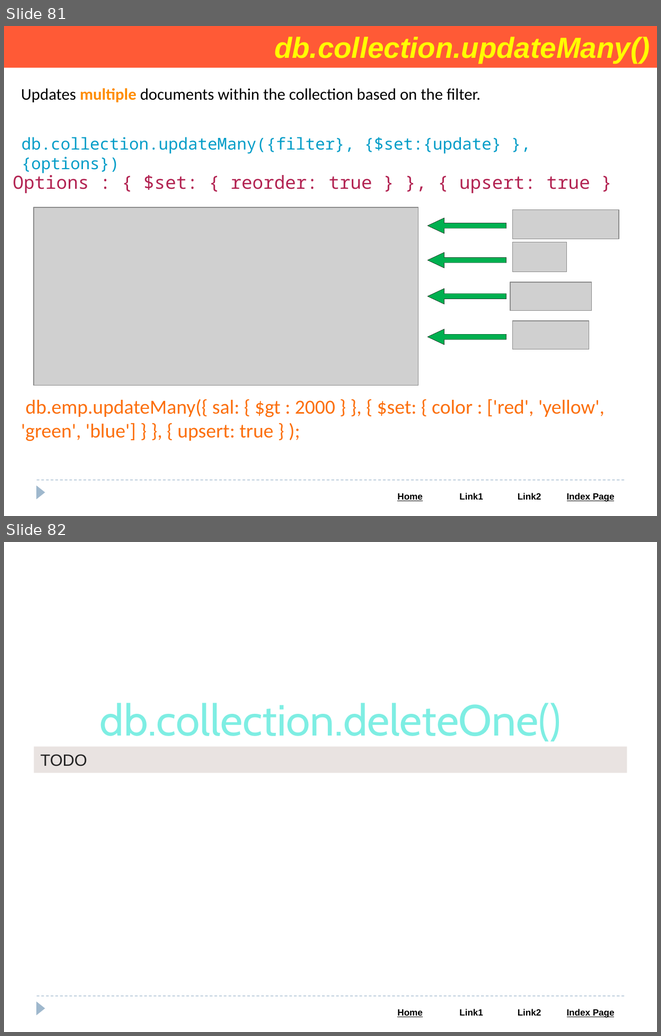
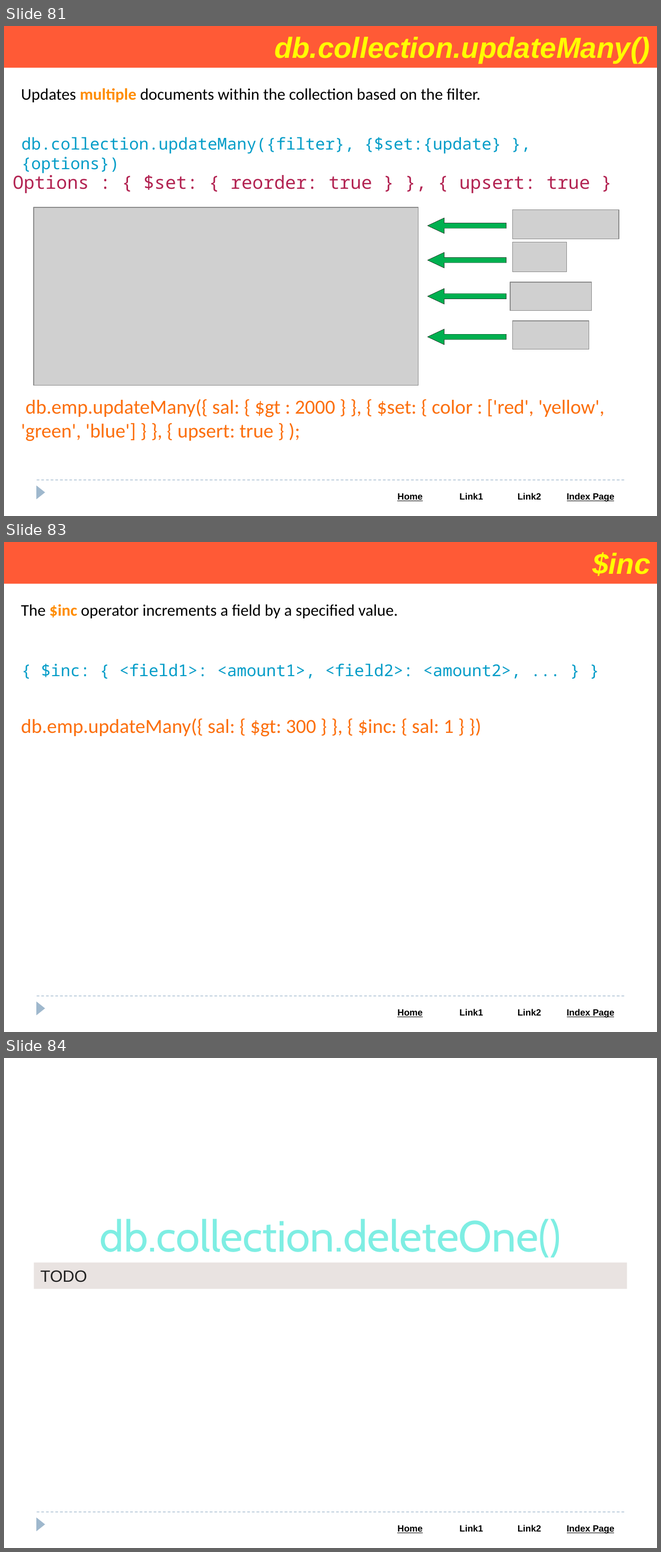
Before and after one commit to Saleel-Bagde/PPT-s, a slide deck: MongoDB PPT.pptx. Shown one above the other, each under a label of ours: slides 81 and 82 before the commit, slides 81, 83 and 84 after it; the slides between them are not shown. The pictures are 661x1036 and 661x1552 pixels, drawn with LibreOffice and Linux fonts; fonts in the diff are those of the drawing; grey boxes stand for pictures. Boxes give left, top, right and bottom in pixels: in the first picture for what was removed or moved away, otherwise in the second. Text is boxed around its words. In the diff, an @@ line names an element or a change of style, - is before the commit and + after.

```diff
--- a/MongoDB PPT.pptx
+++ b/MongoDB PPT.pptx
@@ slide 83 added at [4,542,657,1032], background #FFFFFF; not listed: 3 template elements that a slide beside it also shows @@
@@ rectangle added at [4,542,657,584], fill #FF5A36, 32 pt, text #FFFF00, bold, italic @@
+$inc
@@ text added at [21,604,398,618], 18 pt, text #000000 @@
+The $inc operator increments a field by a specified value.
@@ text added at [41,663,521,679], 18 pt, text #049DC8 @@
+{ $inc: { <field1>: <amount1>, <field2>: <amount2>, ... } }
@@ text added at [21,718,453,737], 22 pt, text #FC6F0D @@
+db.emp.updateMany({ sal: { $gt: 300 } }, { $inc: { sal: 1 } })
@@ what was slide 82 is now slide 84 @@
```
Also in this commit, not shown: 1 other slide added.
